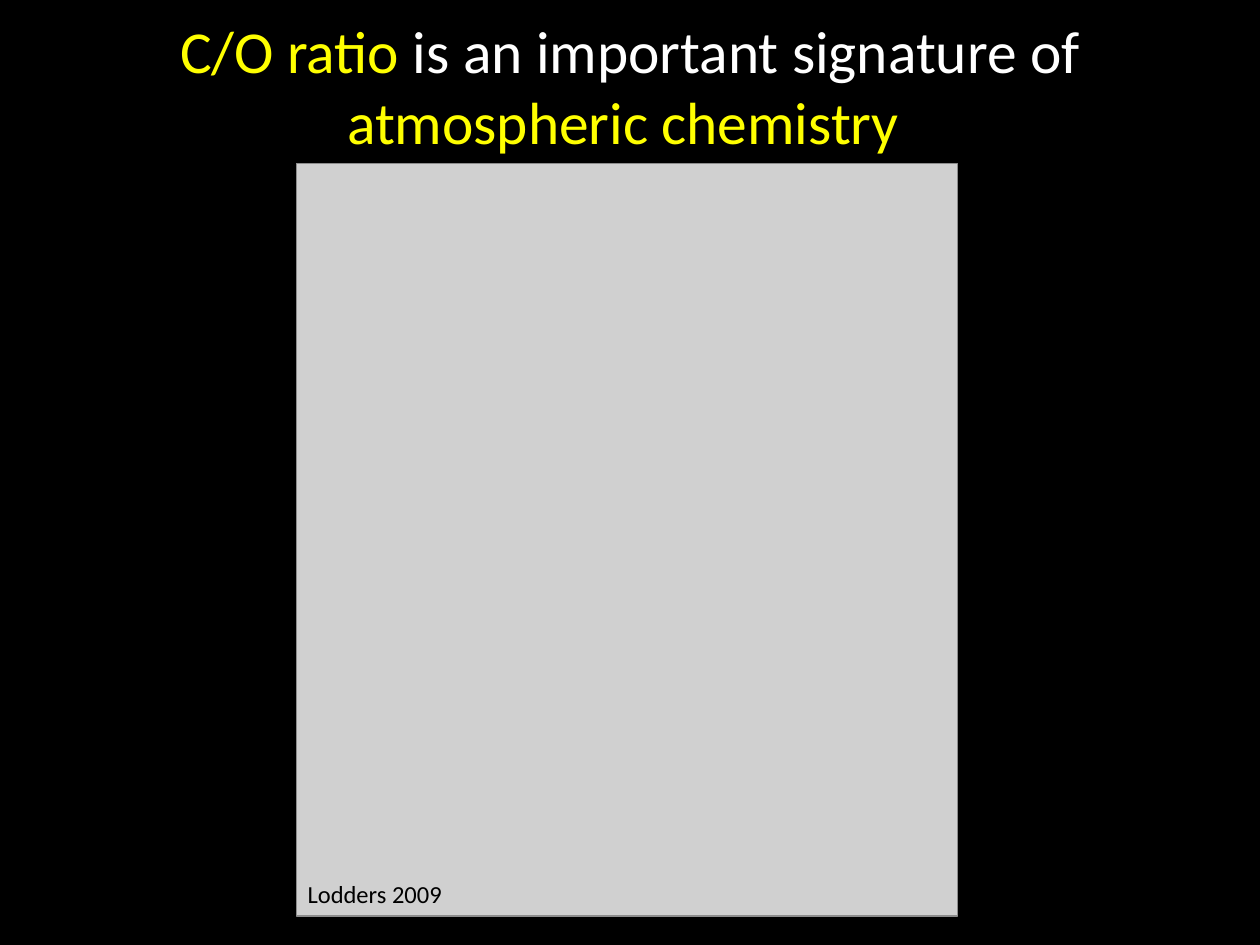
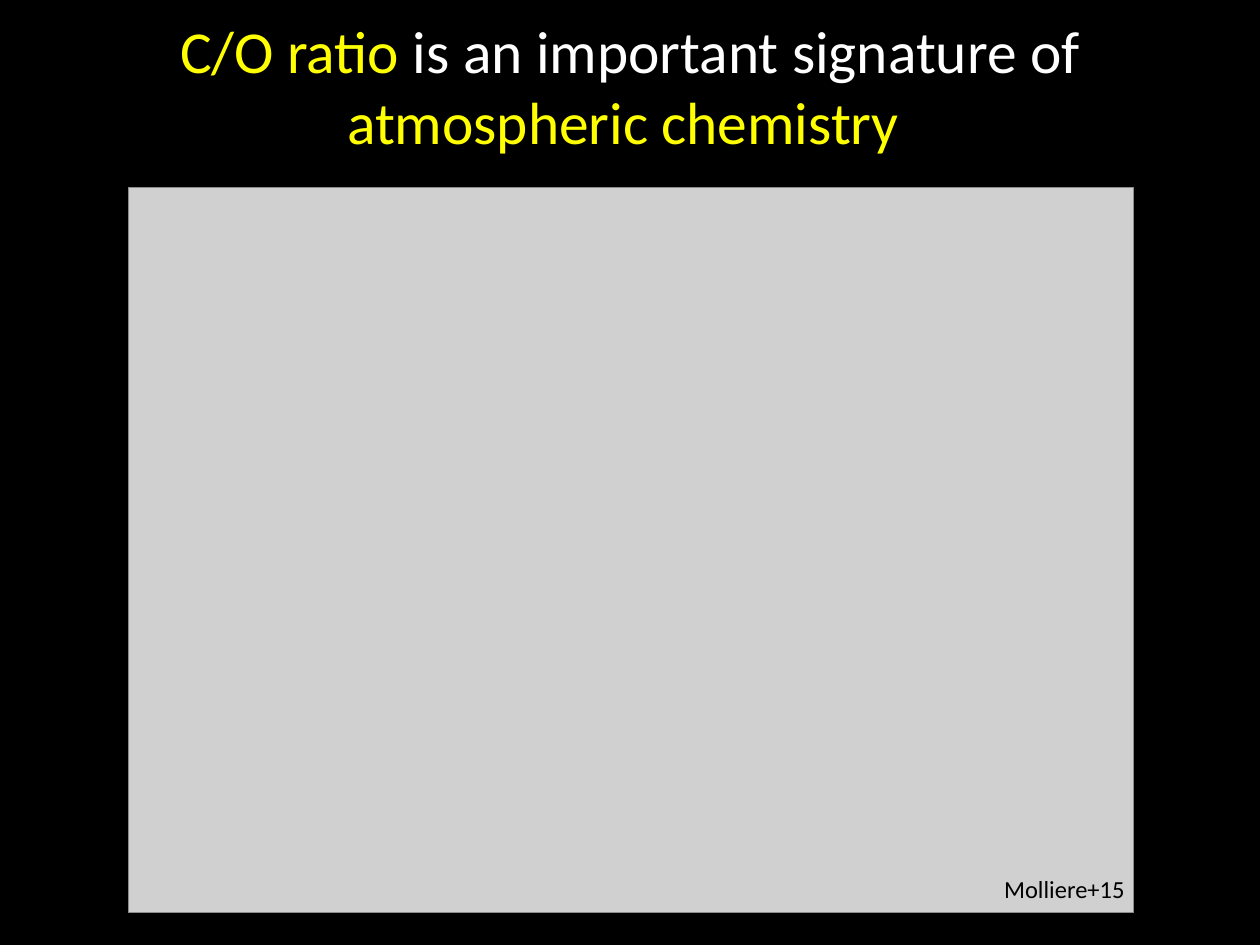
Before and after one commit to apiso/Thesis, a slide deck: slide 13 of slides/AAS_talk.pptx (slide 7 before the commit). Drawn at 1260x945 pixels with LibreOffice and Linux fonts; fonts in the diff are those of the drawing; grey boxes stand for pictures. Boxes give left, top, right and bottom in pixels: in the first picture for what was removed or moved away, otherwise in the second. Text is boxed around its words. In the diff, an @@ line names an element or a change of style, - is before the commit and + after.

```diff
--- a/slides/AAS_talk.pptx
+++ b/slides/AAS_talk.pptx
@@ picture: place and size @@
-picture at <box>296,164,958,916</box>
+picture at <box>129,188,1134,912</box>
@@ text removed at <box>308,886,442,903</box> @@
-Lodders 2009
@@ text added at <box>1004,881,1124,898</box>, 14 pt, text #000000 @@
+Molliere+15
```
Also in this commit, not shown: 6 other slides changed, 11 slides added, 1 slide removed, 5 other files.
